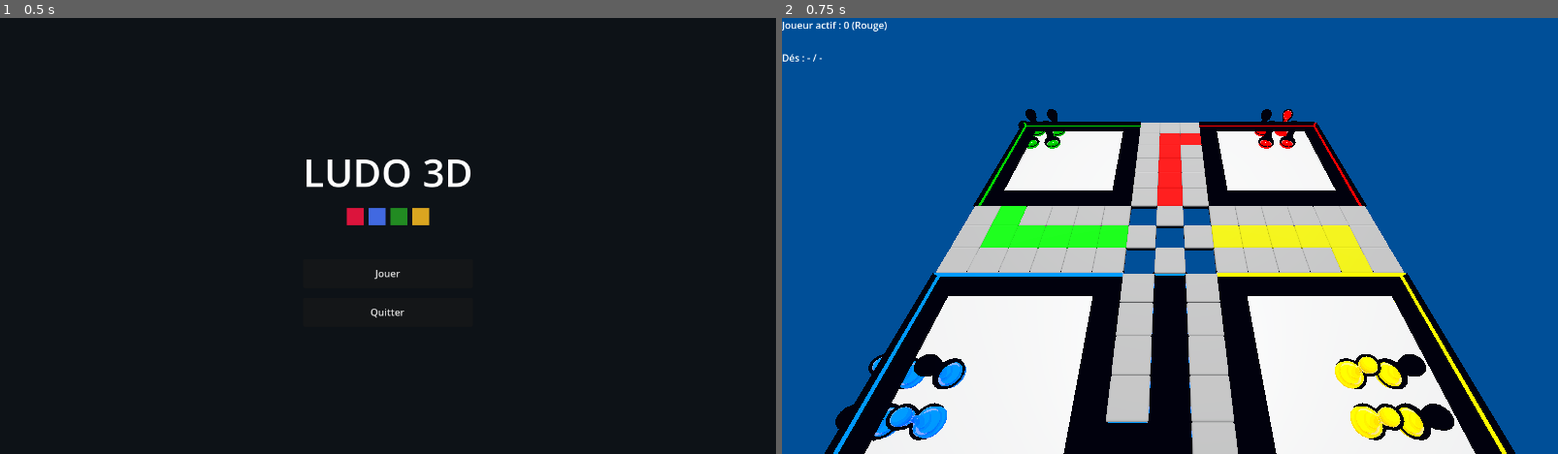
Above: before the commit, frames 1-2 (left to right).
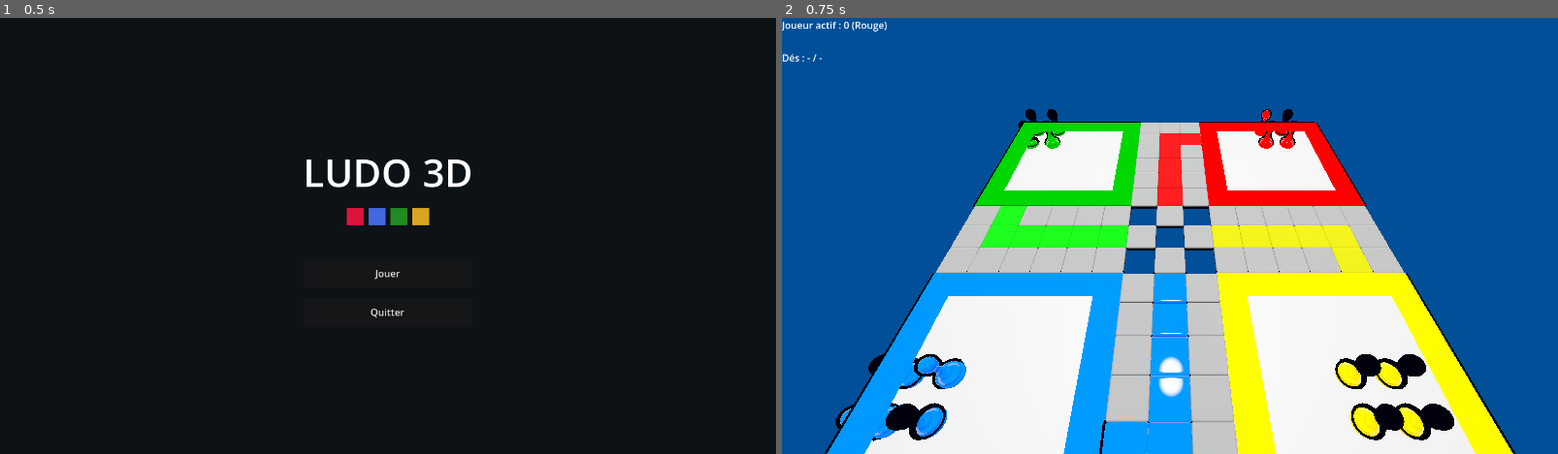
Above: after the commit, the same moments.

Repository: Davelerino/ludo-game
Game: Godot game, scene res://scenes/ui/main_menu.tscn
The game is run twice, just before and just after one commit, with the same random seed, the same clock (stepped at 60 frames per second) and the same inputs.
Inputs:
- Up to frame 1 (0.5 s): no input
- Up to frame 2 (0.75 s): click "Jouer" at 0.5 s

Frame 1 is identical in both runs. In frame 2, 14% of the frame differs, in the area x 5-95%, y 21-100%.

Commit message:
Instancie les meshes de pions et branche la selection au clic
PawnController spawne desormais un vrai mesh colore par pion (StaticBody3D
+ CollisionShape3D) au lieu d'un Marker3D invisible, et resout la
selection via un raycast camera->souris sur pawn_select plutot que de
prendre automatiquement le premier pion jouable.

Retire les instances de mesh statiques placees sous Yards/PlayerX/SlotY
dans board_root.tscn : ces Marker3D restent de purs ancrages de position,
PawnController est seul proprietaire des noeuds visuels de pions (evite
les doublons).

Diff:
--- a/project.godot
+++ b/project.godot
@@ -49,6 +49,10 @@
 ]
 }
 
+[layer_names]
+
+3d_physics/layer_2="Pawns"
+
 [rendering]
 
 anti_aliasing/quality/msaa_3d=2
--- a/scenes/board/board_root.tscn
+++ b/scenes/board/board_root.tscn
@@ -1,10 +1,6 @@
 [gd_scene format=4 uid="uid://bq7iquxbi1dbn"]
 
 [ext_resource type="MeshLibrary" uid="uid://diqdwcvhuuasl" path="res://resources/LudoMeshLibrary_02.tres" id="1_dwwww"]
-[ext_resource type="PackedScene" uid="uid://cad6lfq5coax5" path="res://scenes/pawns/sm_ludo_pawn_blue.tscn" id="2_no7h5"]
-[ext_resource type="PackedScene" uid="uid://cle2bbfnbnb4v" path="res://scenes/pawns/sm_ludo_pawn_green.tscn" id="3_rxyim"]
-[ext_resource type="PackedScene" uid="uid://bfn3bysflnbrx" path="res://scenes/pawns/sm_ludo_pawn_red.tscn" id="4_qwpi7"]
-[ext_resource type="PackedScene" uid="uid://cboch3untgwa2" path="res://scenes/pawns/sm_ludo_pawn_yellow.tscn" id="5_74eac"]
 [ext_resource type="Material" uid="uid://c67x2ycn8cph2" path="res://resources/Blue_mat.tres" id="6_8rhok"]
 [ext_resource type="Material" uid="uid://cydj7sfjiocdm" path="res://resources/Yellow_mat.tres" id="7_jtftv"]
 [ext_resource type="Material" uid="uid://iqov6u1rn5x0" path="res://resources/Red_mat.tres" id="8_mpf56"]
@@ -95,88 +91,72 @@
 [node name="Slot0" type="Marker3D" parent="Yards/Player0" unique_id=1088575686]
 transform = Transform3D(1, 0, 0, 0, 1, 0, 0, 0, 1, 0.2, 0, 2.4)
 
-[node name="SM_Ludo_Pawn" parent="Yards/Player0/Slot0" unique_id=294143086 instance=ExtResource("2_no7h5")]
 
 [node name="Slot1" type="Marker3D" parent="Yards/Player0" unique_id=1444065607]
 transform = Transform3D(1, 0, 0, 0, 1, 0, 0, 0, 1, 0.4, 0, 2.4)
 
-[node name="SM_Ludo_Pawn2" parent="Yards/Player0/Slot1" unique_id=662232171 instance=ExtResource("2_no7h5")]
 
 [node name="Slot2" type="Marker3D" parent="Yards/Player0" unique_id=921328987]
 transform = Transform3D(1, 0, 0, 0, 1, 0, 0, 0, 1, 0.2, 0, 2.6)
 
-[node name="SM_Ludo_Pawn3" parent="Yards/Player0/Slot2" unique_id=2014053144 instance=ExtResource("2_no7h5")]
 
 [node name="Slot3" type="Marker3D" parent="Yards/Player0" unique_id=1349972968]
 transform = Transform3D(1, 0, 0, 0, 1, 0, 0, 0, 1, 0.4, 0, 2.6)
 
-[node name="SM_Ludo_Pawn4" parent="Yards/Player0/Slot3" unique_id=1992604190 instance=ExtResource("2_no7h5")]
 
 [node name="Player1" type="Node3D" parent="Yards" unique_id=807845038]
 
 [node name="Slot0" type="Marker3D" parent="Yards/Player1" unique_id=942356523]
 transform = Transform3D(1, 0, 0, 0, 1, 0, 0, 0, 1, 0.2, 0, 0.2)
 
-[node name="SM_Ludo_Pawn" parent="Yards/Player1/Slot0" unique_id=368401158 instance=ExtResource("3_rxyim")]
 
 [node name="Slot1" type="Marker3D" parent="Yards/Player1" unique_id=1297034379]
 transform = Transform3D(1, 0, 0, 0, 1, 0, 0, 0, 1, 0.4, 0, 0.2)
 
-[node name="SM_Ludo_Pawn2" parent="Yards/Player1/Slot1" unique_id=1132258468 instance=ExtResource("3_rxyim")]
 
 [node name="Slot2" type="Marker3D" parent="Yards/Player1" unique_id=1434136204]
 transform = Transform3D(1, 0, 0, 0, 1, 0, 0, 0, 1, 0.2, 0, 0.4)
 
-[node name="SM_Ludo_Pawn3" parent="Yards/Player1/Slot2" unique_id=858247789 instance=ExtResource("3_rxyim")]
 
 [node name="Slot3" type="Marker3D" parent="Yards/Player1" unique_id=848348702]
 transform = Transform3D(1, 0, 0, 0, 1, 0, 0, 0, 1, 0.4, 0, 0.4)
 
-[node name="SM_Ludo_Pawn4" parent="Yards/Player1/Slot3" unique_id=1941373477 instance=ExtResource("3_rxyim")]
 
 [node name="Player2" type="Node3D" parent="Yards" unique_id=1696318616]
 
 [node name="Slot0" type="Marker3D" parent="Yards/Player2" unique_id=540260077]
 transform = Transform3D(1, 0, 0, 0, 1, 0, 0, 0, 1, 2.4, 0, 0.2)
 
-[node name="SM_Ludo_Pawn" parent="Yards/Player2/Slot0" unique_id=258475365 instance=ExtResource("4_qwpi7")]
 
 [node name="Slot1" type="Marker3D" parent="Yards/Player2" unique_id=1468501095]
 transform = Transform3D(1, 0, 0, 0, 1, 0, 0, 0, 1, 2.6, 0, 0.2)
 
-[node name="SM_Ludo_Pawn2" parent="Yards/Player2/Slot1" unique_id=16919517 instance=ExtResource("4_qwpi7")]
 
 [node name="Slot2" type="Marker3D" parent="Yards/Player2" unique_id=97474326]
 transform = Transform3D(1, 0, 0, 0, 1, 0, 0, 0, 1, 2.4, 0, 0.4)
 
-[node name="SM_Ludo_Pawn3" parent="Yards/Player2/Slot2" unique_id=35791077 instance=ExtResource("4_qwpi7")]
 
 [node name="Slot3" type="Marker3D" parent="Yards/Player2" unique_id=242613474]
 transform = Transform3D(1, 0, 0, 0, 1, 0, 0, 0, 1, 2.6, 0, 0.4)
 
-[node name="SM_Ludo_Pawn4" parent="Yards/Player2/Slot3" unique_id=1353347224 instance=ExtResource("4_qwpi7")]
 
 [node name="Player3" type="Node3D" parent="Yards" unique_id=1008312768]
 
 [node name="Slot0" type="Marker3D" parent="Yards/Player3" unique_id=567122502]
 transform = Transform3D(1, 0, 0, 0, 1, 0, 0, 0, 1, 2.4, 0, 2.4)
 
-[node name="SM_Ludo_Pawn" parent="Yards/Player3/Slot0" unique_id=1960046777 instance=ExtResource("5_74eac")]
 
 [node name="Slot1" type="Marker3D" parent="Yards/Player3" unique_id=1103444050]
 transform = Transform3D(1, 0, 0, 0, 1, 0, 0, 0, 1, 2.6, 0, 2.4)
 
-[node name="SM_Ludo_Pawn2" parent="Yards/Player3/Slot1" unique_id=1270528008 instance=ExtResource("5_74eac")]
 
 [node name="Slot2" type="Marker3D" parent="Yards/Player3" unique_id=1566947531]
 transform = Transform3D(1, 0, 0, 0, 1, 0, 0, 0, 1, 2.4, 0, 2.6)
 
-[node name="SM_Ludo_Pawn3" parent="Yards/Player3/Slot2" unique_id=483534228 instance=ExtResource("5_74eac")]
 
 [node name="Slot3" type="Marker3D" parent="Yards/Player3" unique_id=423028502]
 transform = Transform3D(1, 0, 0, 0, 1, 0, 0, 0, 1, 2.6, 0, 2.6)
 
-[node name="SM_Ludo_Pawn4" parent="Yards/Player3/Slot3" unique_id=149109231 instance=ExtResource("5_74eac")]
 
 [node name="CaptureZones" type="Node3D" parent="." unique_id=890517185]
 
--- a/scripts/core/pawn_controller.gd
+++ b/scripts/core/pawn_controller.gd
@@ -18,39 +18,84 @@
 ##     par le TurnManager/RuleEngine. Le PawnController ne mut jamais
 ##     pawn.state / pawn.progress (c'est le rôle de RuleEngine.apply_move()).
 ##
-## NOTE : ici c'est un SQUELETTE. L'instanciation des MeshInstance3D réels et
-## le tween visuel seront branchés une fois les assets 3D disponibles. La
-## structure des signaux et la signature publique sont définitives.
 ## ============================================================================
 
 const PawnState := BoardConfig.PawnState
+
+## Bit de collision dédié aux corps de pions (raycast de sélection souris,
+## voir _raycast_pawn_id()). Ne partage sa couche avec rien d'autre pour que
+## le raycast n'accroche jamais la GridMap ou le décor.
+const PAWN_COLLISION_LAYER: int = 1 << 1
+const RAY_LENGTH: float = 100.0
 
 # --- Références à rattacher dans l'inspecteur / au _ready() ---
 @export var board_manager: BoardManager
 @export var board_tuning: BoardTuning
 
+## Scènes de mesh par joueur (indexées par pawn.player), calquées sur la
+## couleur déjà assignée à chaque yard dans board_root.tscn (Player0=Bleu,
+## Player1=Vert, Player2=Rouge, Player3=Jaune).
+@export var pawn_scenes: Array[PackedScene] = [
+	preload("res://scenes/pawns/sm_ludo_pawn_blue.tscn"),
+	preload("res://scenes/pawns/sm_ludo_pawn_green.tscn"),
+	preload("res://scenes/pawns/sm_ludo_pawn_red.tscn"),
+	preload("res://scenes/pawns/sm_ludo_pawn_yellow.tscn"),
+]
+
+## Dimensions du collider de sélection (cylindre invisible autour du mesh).
+@export var pawn_collision_radius: float = 0.08
+@export var pawn_collision_height: float = 0.23
+
 # --- Noeuds 3D des pions, indexés par pawn.id ---
-# En attendant les vrais meshes, on stocke des Marker3D invisibles pour que la
-# scène compile et que la sélection fonctionne (raycast sur la position).
-var _pawn_nodes: Dictionary = {}  # pawn.id -> Node3D
+# Chaque entrée est un StaticBody3D (mesh coloré + CollisionShape3D pour le
+# raycast de sélection) — voir _make_pawn_node().
+var _pawn_nodes: Dictionary = {}  # pawn.id -> StaticBody3D
 
 # --- Sélection courante ---
 var selected_pawn_id: int = -1
+
+## Ids des pions actuellement cliquables (posé par request_selection(),
+## consommé par _unhandled_input() via raycast).
+var _legal_ids: Array = []
 
 ## Émis quand le joueur sélectionne un de ses pions cliquable. Le TurnManager
 ## écoute ce signal pour déclencher apply_move() via le RuleEngine.
 signal pawn_selected(pawn: Dictionary)
 
 
-## Instancie un noeud 3D (placeholder) par pion et le place sur son yard.
+## Instancie un noeud 3D (mesh coloré + collider de sélection) par pion et le
+## place sur son yard.
 func setup(all_pawns: Array) -> void:
 	clear()
 	for pawn in all_pawns:
-		var node := Marker3D.new()
-		node.name = "Pawn_%d" % pawn.id
+		var node := _make_pawn_node(pawn)
 		node.position = board_manager.cell_world_position(pawn)
 		_pawn_nodes[pawn.id] = node
 		add_child(node)
+
+
+## Fabrique le noeud visuel+cliquable d'un pion : un StaticBody3D portant le
+## mesh coloré de son joueur (pawn_scenes) et un CollisionShape3D cylindrique
+## utilisé uniquement pour le raycast de sélection (_raycast_pawn_id()).
+func _make_pawn_node(pawn: Dictionary) -> StaticBody3D:
+	var body := StaticBody3D.new()
+	body.name = "Pawn_%d" % pawn.id
+	body.collision_layer = PAWN_COLLISION_LAYER
+	body.collision_mask = 0
+	body.set_meta("pawn_id", pawn.id)
+
+	if pawn.player < pawn_scenes.size() and pawn_scenes[pawn.player] != null:
+		body.add_child(pawn_scenes[pawn.player].instantiate())
+
+	var shape := CollisionShape3D.new()
+	var cylinder := CylinderShape3D.new()
+	cylinder.radius = pawn_collision_radius
+	cylinder.height = pawn_collision_height
+	shape.shape = cylinder
+	shape.position = Vector3(0, pawn_collision_height * 0.5, 0)
+	body.add_child(shape)
+
+	return body
 
 
 ## Détruit tous les noeuds de pions (nouvelle partie).
@@ -60,6 +105,7 @@
 			node.queue_free()
 	_pawn_nodes.clear()
 	selected_pawn_id = -1
+	_legal_ids.clear()
 
 
 ## Met à jour la position 3D d'un pion après un coup, avec animation optionnelle
@@ -150,19 +196,17 @@
 		.set_trans(Tween.TRANS_SINE).set_ease(Tween.EASE_IN_OUT)
 
 
-## Renvoie un pion cliquable par le joueur actif (sélection souris, §11.6).
-## `legal_ids` est la liste des ids autorisés par RuleEngine.get_legal_target_pawns().
+## Rend un ensemble de pions cliquables par le joueur actif (sélection souris,
+## §11.6). `legal_ids` est la liste des ids autorisés par
+## RuleEngine.get_legal_target_pawns() ; un clic sur tout autre pion est ignoré.
 func request_selection(player_id: int, legal_ids: Array) -> void:
-	# Squelette : dans la version finale on mettra en surbrillance les pions de
-	# legal_ids et on attendra un clic. Pour l'instant on prend le 1er légal.
-	if legal_ids.is_empty():
-		return
-	select_pawn(legal_ids[0])
+	_legal_ids = legal_ids
 
 
 ## Marque un pion comme sélectionné et notifie le TurnManager.
 func select_pawn(pawn_id: int) -> void:
 	selected_pawn_id = pawn_id
+	_legal_ids.clear()
 	var pawn: Dictionary = board_manager.get_pawn_by_id(pawn_id)
 	if not pawn.is_empty():
 		pawn_selected.emit(pawn)
@@ -170,7 +214,28 @@
 
 # --- Entrée souris (sélection de pion, GDD §11.6/15) -------------------------
 func _unhandled_input(event: InputEvent) -> void:
-	if event.is_action_pressed("pawn_select"):
-		# TODO final : raycast depuis la caméra vers _pawn_nodes, puis select_pawn().
-		# Le squelette ne fait rien ici tant qu'on n'a pas de meshes cliquables.
-		pass
+	if not event.is_action_pressed("pawn_select"):
+		return
+	if _legal_ids.is_empty():
+		return
+	var pawn_id: int = _raycast_pawn_id()
+	if pawn_id == -1 or not (pawn_id in _legal_ids):
+		return
+	select_pawn(pawn_id)
+
+
+## Lance un rayon caméra -> souris et renvoie l'id (méta "pawn_id") du premier
+## StaticBody3D de pion touché, ou -1 si rien n'est touché (voir
+## PAWN_COLLISION_LAYER, seule couche interrogée).
+func _raycast_pawn_id() -> int:
+	var camera: Camera3D = get_viewport().get_camera_3d()
+	if camera == null:
+		return -1
+	var mouse_pos: Vector2 = get_viewport().get_mouse_position()
+	var from: Vector3 = camera.project_ray_origin(mouse_pos)
+	var to: Vector3 = from + camera.project_ray_normal(mouse_pos) * RAY_LENGTH
+	var query := PhysicsRayQueryParameters3D.create(from, to, PAWN_COLLISION_LAYER)
+	var hit: Dictionary = get_viewport().find_world_3d().direct_space_state.intersect_ray(query)
+	if hit.is_empty():
+		return -1
+	return hit.collider.get_meta("pawn_id", -1)
